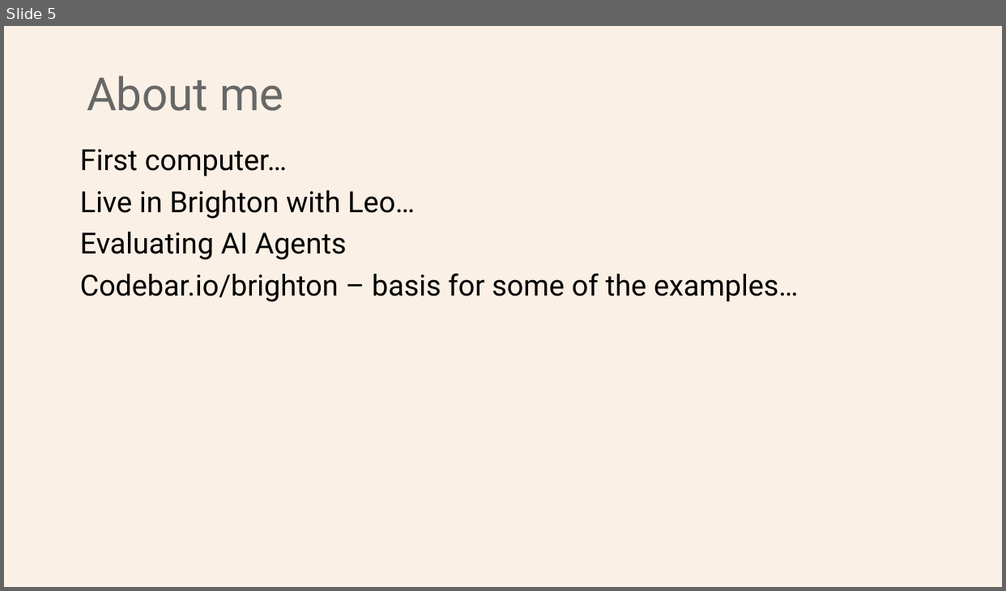
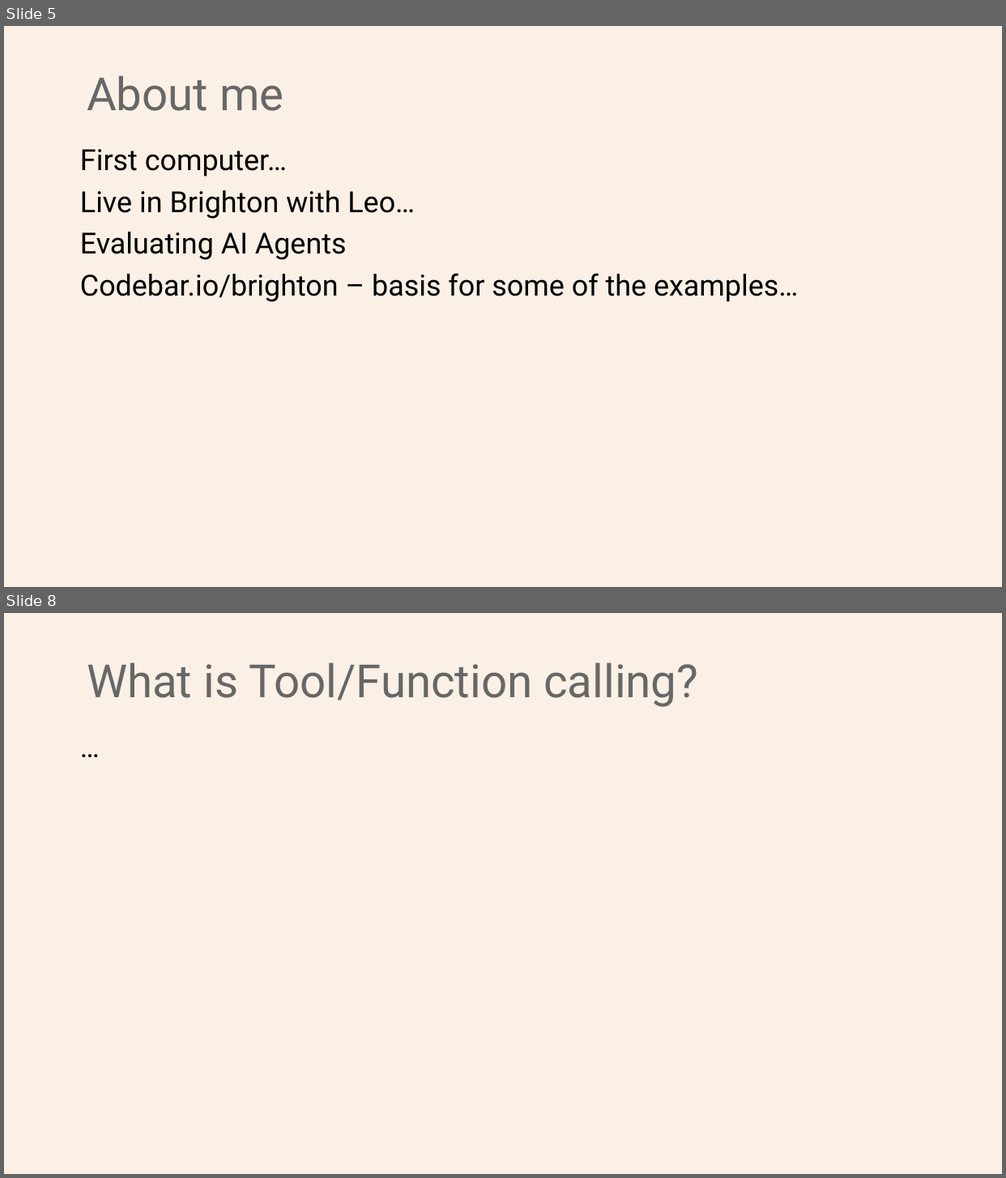
Before and after one commit to Python-Test-Engineer/earl2025, a slide deck: AI_Agents_in_the_Data_Pipeline.pptx. Shown one above the other, each under a label of ours: slide 5 before the commit, slides 5 and 8 after it; the slides between them are not shown. The pictures are 1006x591 and 1006x1178 pixels, drawn with LibreOffice and Linux fonts; fonts in the diff are those of the drawing. Boxes give left, top, right and bottom in pixels: in the first picture for what was removed or moved away, otherwise in the second. Text is boxed around its words. In the diff, an @@ line names an element or a change of style, - is before the commit and + after.

```diff
--- a/AI_Agents_in_the_Data_Pipeline.pptx
+++ b/AI_Agents_in_the_Data_Pipeline.pptx
@@ slide 8 added at [4, 613, 1002, 1174], background #FAF0E6 @@
@@ title added at [87, 662, 698, 707], 44 pt, text #676767 @@
+What is Tool/Function calling?
@@ text added at [73, 729, 940, 1131], 28 pt, text #000000 @@
+…
```
Also in this commit, not shown: 1 slide changed, 9 other slides added, 2 other files.
